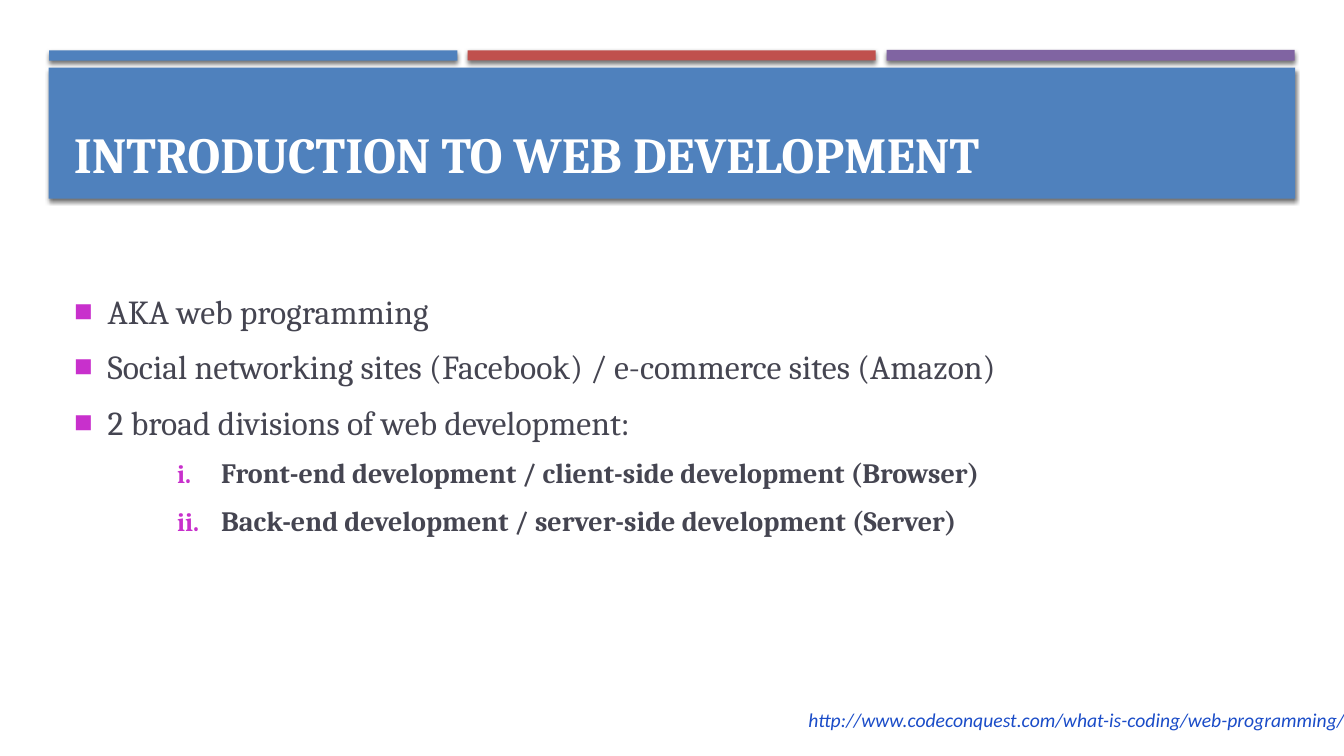
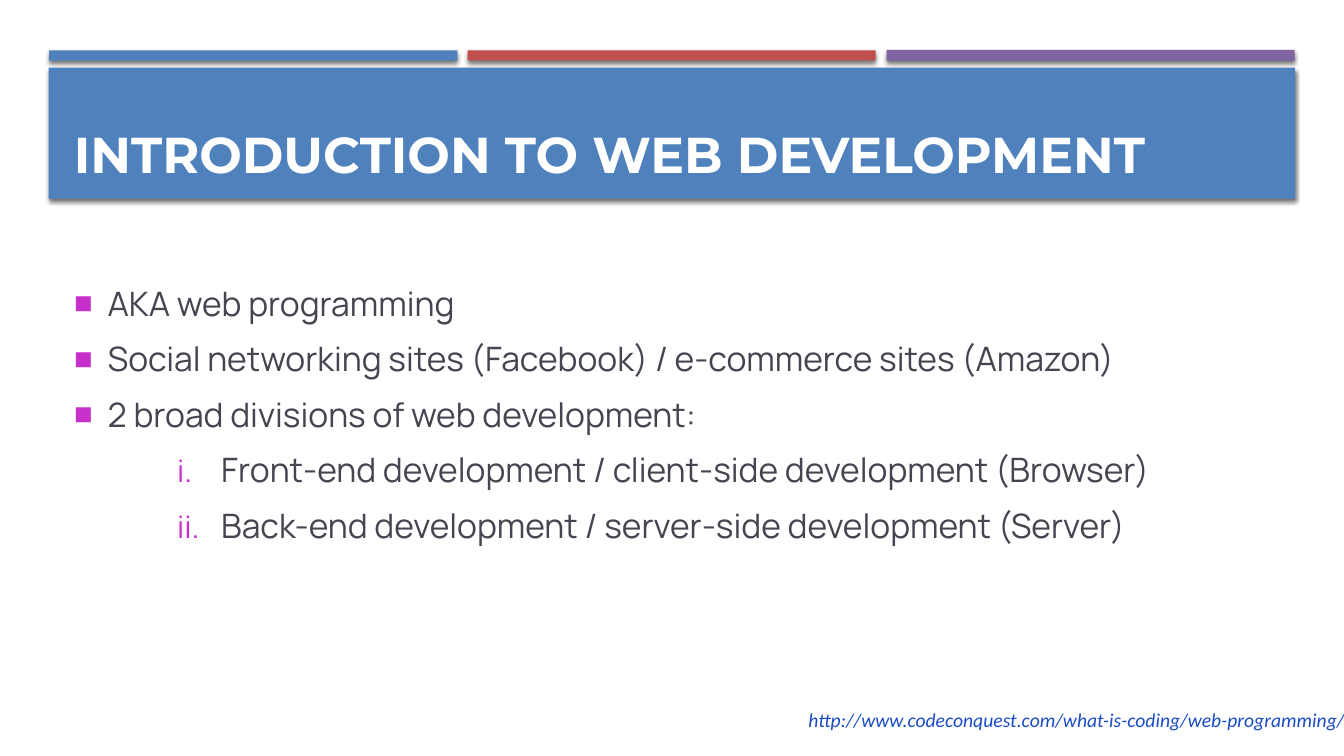
Before and after one commit to sunwaytechclub/2018-WebLaunch, a slide deck: slide 3 of slides.pptx (slide 4 before the commit). Drawn at 1344x756 pixels with LibreOffice and Linux fonts; fonts in the diff are those of the drawing. Boxes give left, top, right and bottom in pixels: in the first picture for what was removed or moved away, otherwise in the second. Text is boxed around its words. In the diff, an @@ line names an element or a change of style, - is before the commit and + after.

```diff
--- a/slides.pptx
+++ b/slides.pptx
@@ text "INTRODUCTION TO WEB DEVELOPMENT" at <box>74,137,1145,174</box>: font Cambria to Montserrat @@
@@ text "AKA web programming" at <box>108,291,1149,546</box>: font Cambria to Manrope; size 20 to 24 pt, bold off in "Front-end development / client-side development (Browser)", "Back-end development / server-side development (Server)" @@
```
Also in this commit, not shown: 25 other slides changed, 1 slide removed, 1 other file.
